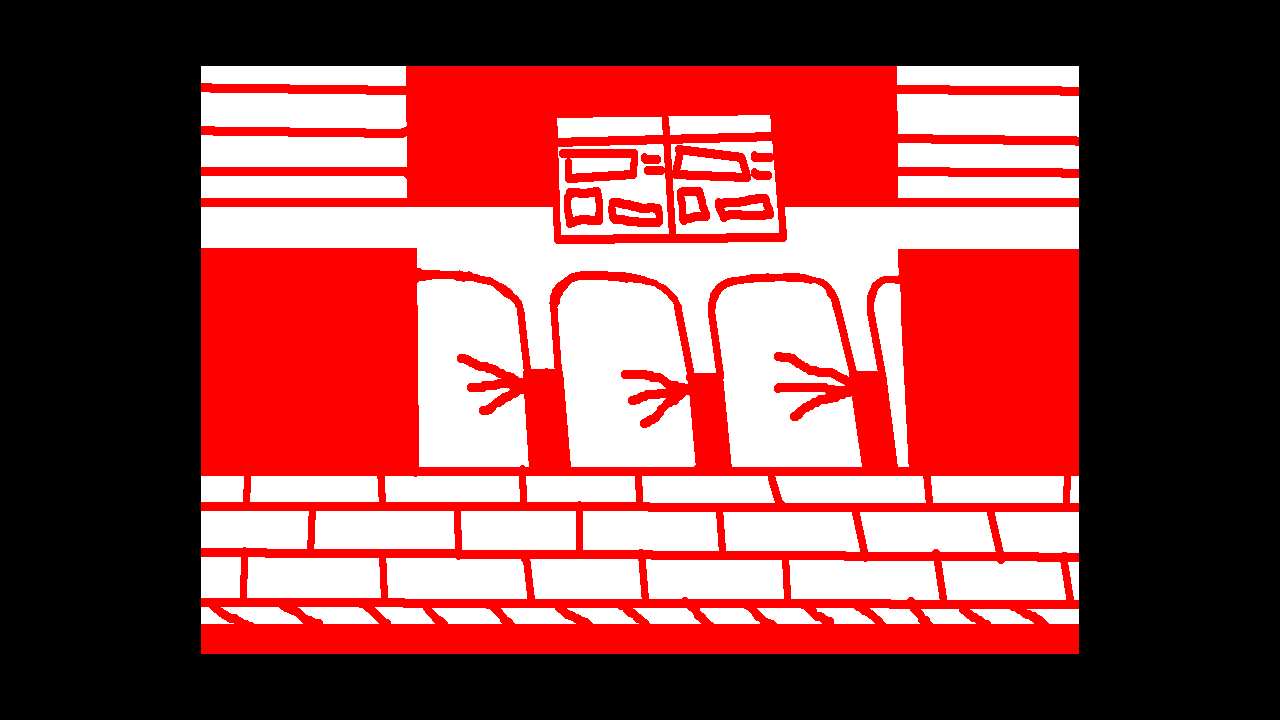
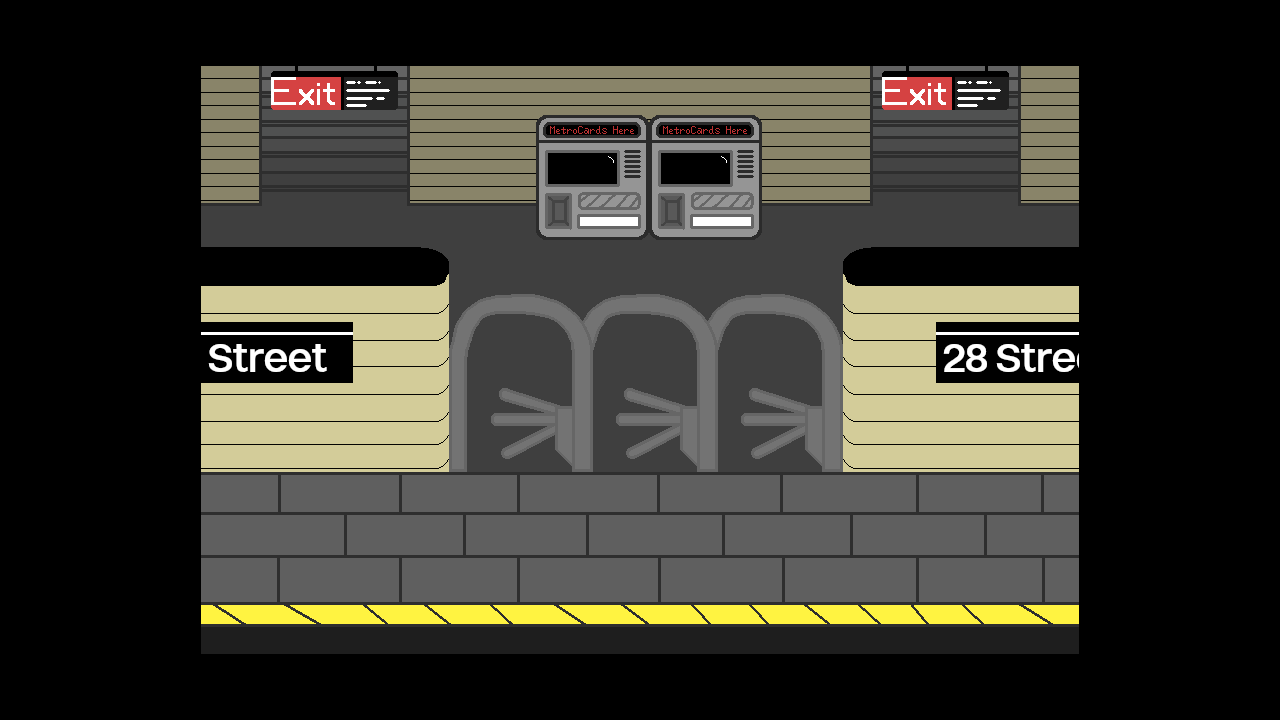
The second (1280, 720) image is a revision of the first. Changes to its layers:
renamed "TEMPLATE-RM02" to "TEMPLATE-RM05", hid it, opacity 100% → 12% over bbox(201, 66, 1079, 654)
added layer "spr_rm05_stationwall_R" above "spr_rm05_stationwall" over bbox(843, 247, 1079, 472)
added layer "spr_rm05_stationwall" above "spr_rm05_turnstile" over bbox(201, 247, 449, 472)
renamed "spr_rm02_chair_front" to "spr_rm05_turnstile", showed it, painted on it over bbox(449, 239, 603, 472)
added layer "spr_rm05_turnstile copy" above "spr_rm05_turnstile copy #1" over bbox(574, 294, 718, 472)
added layer "spr_rm05_turnstile copy #1" above "spr_rm05_mcardmach copy" over bbox(699, 294, 843, 472)
added layer "spr_rm05_mcardmach copy" above "spr_rm05_mcardmach" over bbox(649, 115, 762, 240)
added layer "spr_rm05_mcardmach" above "spr_rm05_exitsign copy" over bbox(536, 115, 649, 240)
added layer "spr_rm05_exitsign copy" above "spr_rm05_exitsign" over bbox(882, 66, 1009, 110)
added layer "spr_rm05_exitsign" above "spr_rm05_BG" over bbox(271, 66, 398, 110)
renamed "spr_rm02_BG" to "spr_rm05_BG", showed it, painted on it over bbox(201, 66, 1079, 654)
